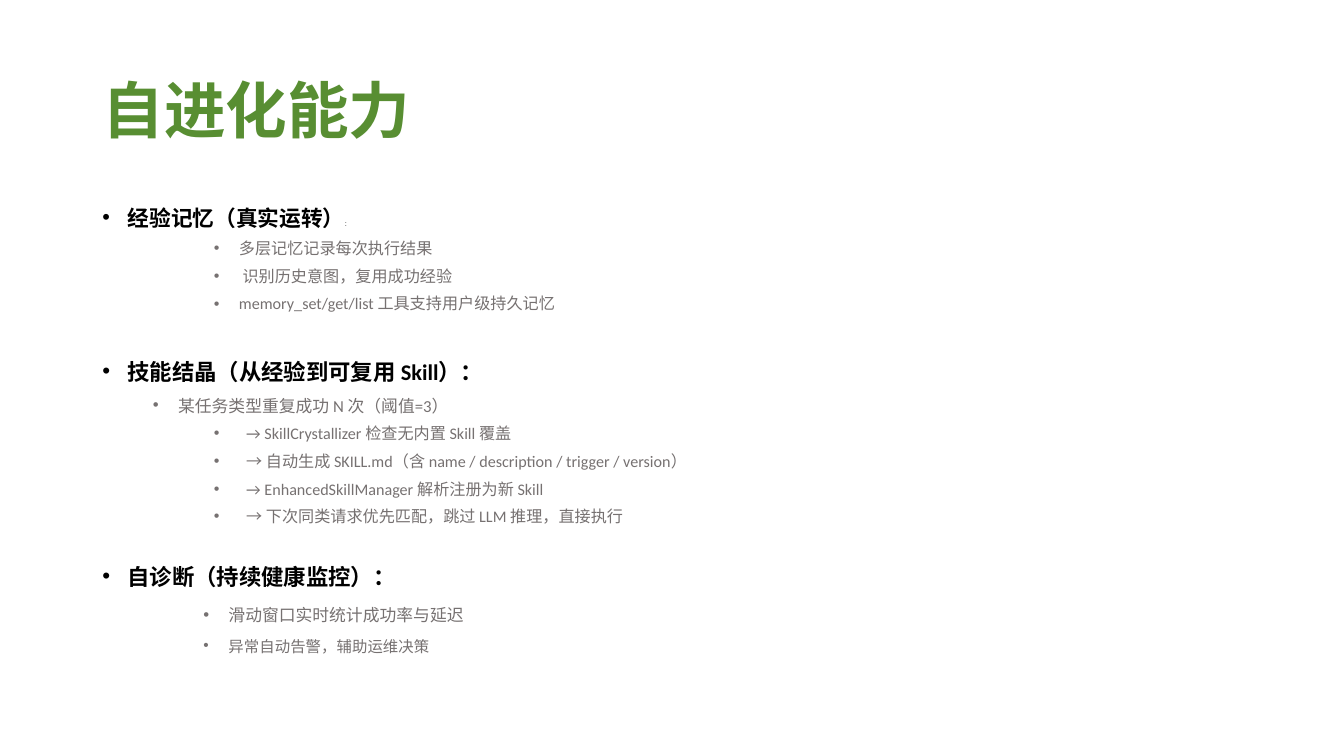
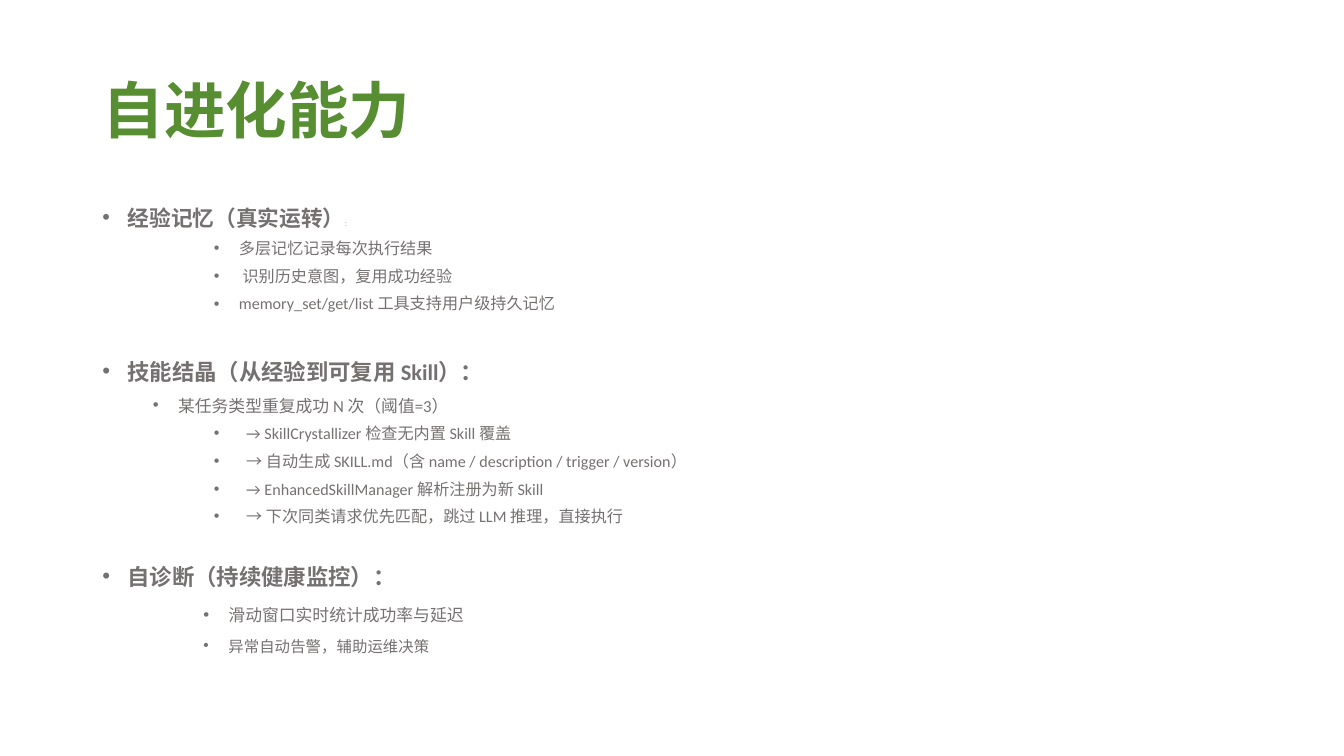
Before and after one commit to nonomal/DocSys, a slide deck: slide 12 of GOAI_MxsDoc_AI_方案PPT.pptx. Drawn at 1344x756 pixels with LibreOffice and Linux fonts; fonts in the diff are those of the drawing. Boxes give left, top, right and bottom in pixels: in the first picture for what was removed or moved away, otherwise in the second. Text is boxed around its words. In the diff, an @@ line names an element or a change of style, - is before the commit and + after.

```diff
--- a/GOAI_MxsDoc_AI_方案PPT.pptx
+++ b/GOAI_MxsDoc_AI_方案PPT.pptx
@@ text at box(128, 207, 483, 587): text colour #000000 to #767171 in "经验记忆（真实运转）：", "技能结晶（从经验到可复用 Skill）：", "自诊断（持续健康监控）：" @@
```
Also in this commit, not shown: 12 other slides changed.
